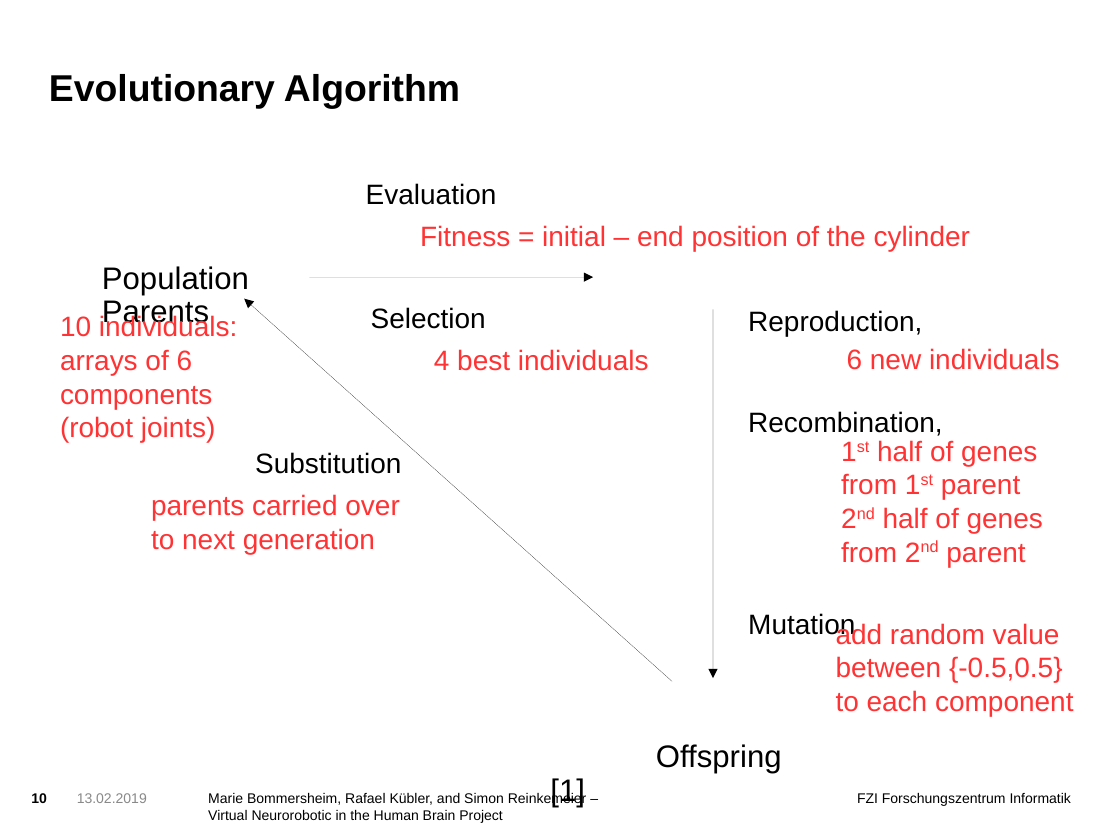
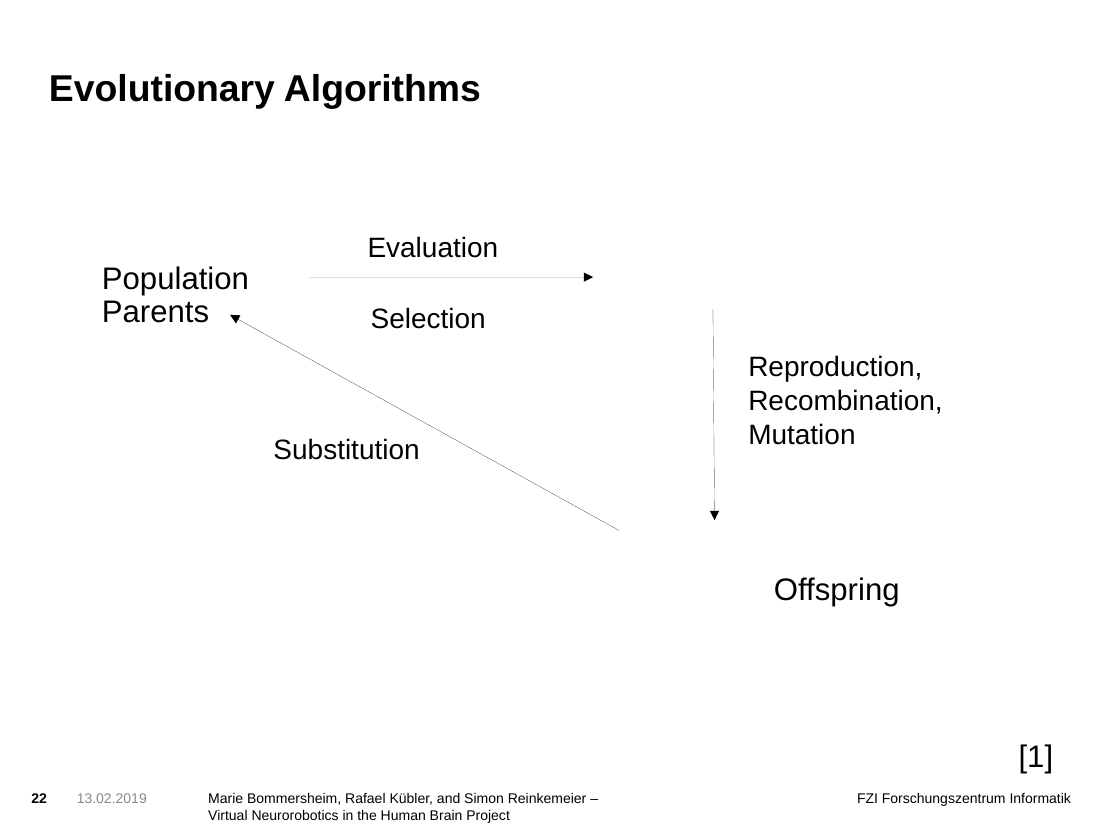
Before and after one commit to simonre/hbpprak_2018_throwing, a slide deck: slide 22 of Präsentation.odp (slide 10 before the commit). Drawn at 1120x840 pixels with LibreOffice and Linux fonts; fonts in the diff are those of the drawing; background and template pictures are left out. Boxes give left, top, right and bottom in pixels: in the first picture for what was removed or moved away, otherwise in the second. Text is boxed around its words. In the diff, an @@ line names an element or a change of style, - is before the commit and + after.

```diff
--- a/Präsentation.odp
+++ b/Präsentation.odp
@@ title at bbox=[49, 74, 481, 108]: text changed @@
-Evolutionary Algorithm
+Evolutionary Algorithms
@@ text "Evaluation": place and size @@
-text "Evaluation" at bbox=[366, 183, 497, 205]
+text "Evaluation" at bbox=[368, 236, 499, 258]
@@ text removed at bbox=[420, 225, 970, 251] @@
-Fitness = initial – end position of the cylinder
@@ text removed at bbox=[60, 314, 237, 442] @@
-10 individuals:
-arrays of 6 components (robot joints)
@@ arrow moved from (672, 681) - (244, 299) to (619, 531) - (230, 315) @@
@@ arrow moved from (713, 309) - (713, 679) to (713, 309) - (715, 520) @@
@@ text removed at bbox=[434, 349, 649, 371] @@
-4 best individuals
@@ text "Reproduction," rewrapped from bbox=[748, 310, 942, 639] to bbox=[748, 355, 942, 445] @@
@@ text removed at bbox=[847, 348, 1060, 370] @@
-6 new individuals
@@ text "Substitution": place and size @@
-text "Substitution" at bbox=[255, 452, 401, 474]
+text "Substitution" at bbox=[273, 438, 419, 460]
@@ text removed at bbox=[841, 440, 1043, 567] @@
-1st half of genes from 1st parent
-2nd half of genes from 2nd parent
@@ text removed at bbox=[151, 494, 399, 554] @@
-parents carried over to next generation
@@ text at bbox=[774, 577, 1054, 774]: text changed @@
-                Offspring [1]
+Offspring
+                [1]
@@ text removed at bbox=[836, 622, 1073, 716] @@
-add random value
-between {-0.5,0.5}
-to each component
@@ page number at bbox=[31, 793, 47, 803]: text changed @@
-10
+22
@@ text at bbox=[208, 810, 510, 823]: text changed @@
-Virtual Neurorobotic in the Human Brain Project
+Virtual Neurorobotics in the Human Brain Project
```
Also in this commit, not shown: 13 other slides changed, 10 slides added.
